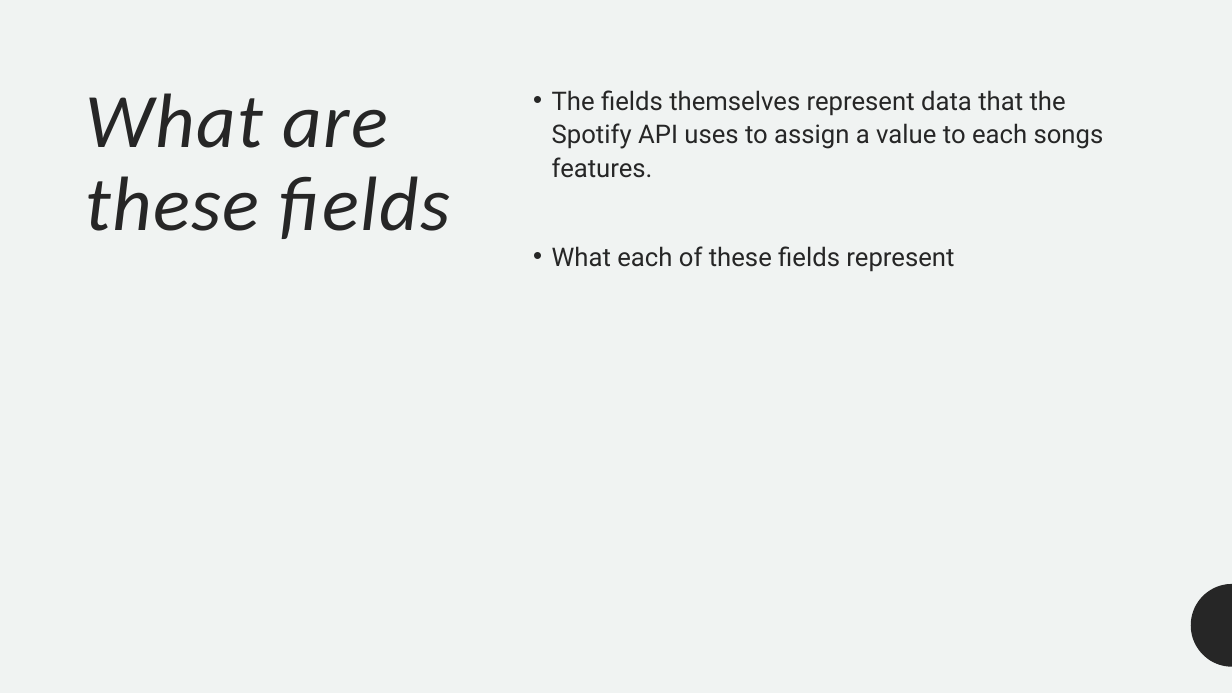
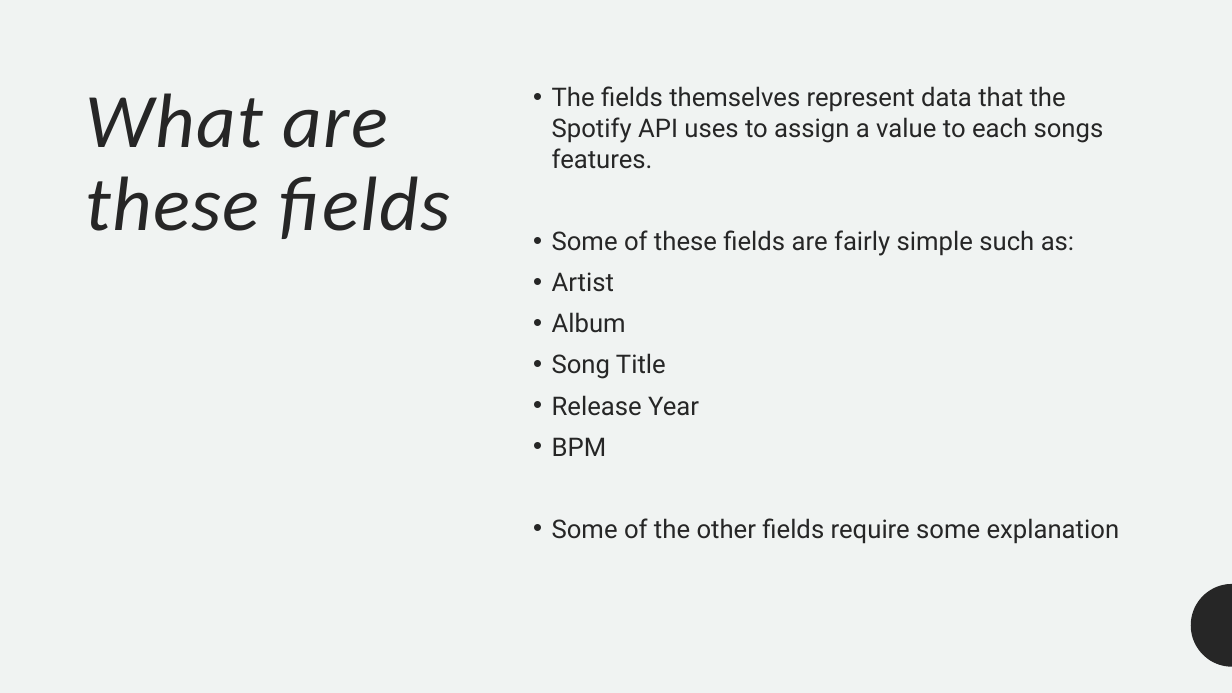
Before and after one commit to Dylstar7890/2022-4216COMP-TEAM21, a slide deck: slide 3 of Spotify data for songs 1950-2020.pptx. Drawn at 1232x693 pixels with LibreOffice and Linux fonts; fonts in the diff are those of the drawing. Boxes give left, top, right and bottom in pixels: in the first picture for what was removed or moved away, otherwise in the second. Text is boxed around its words. In the diff, an @@ line names an element or a change of style, - is before the commit and + after.

```diff
--- a/Spotify data for songs 1950-2020.pptx
+++ b/Spotify data for songs 1950-2020.pptx
@@ text at (552, 86, 1104, 169): line spacing 1.1 to 1 @@
@@ text at (552, 230, 1120, 544): text changed @@
-• What each of these fields represent
+• Some of these fields are fairly simple such as:
+• Artist
+• Album
+• Song Title
+• Release Year
+• BPM
+• Some of the other fields require some explanation
```
Also in this commit, not shown: 1 other slide changed, 12 slides added.
